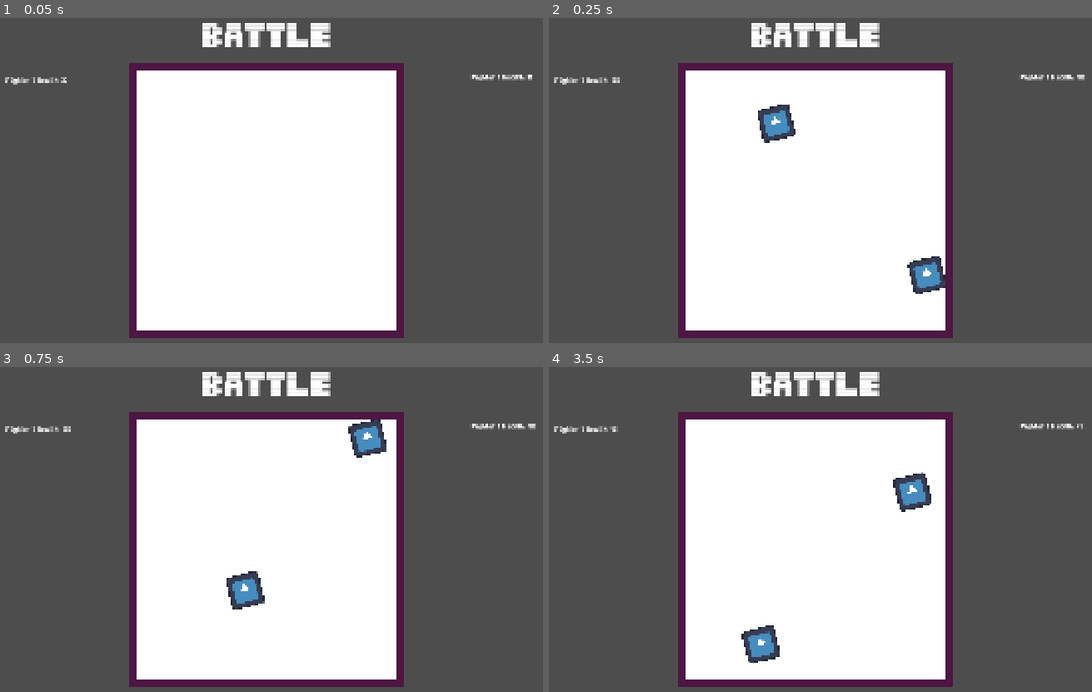
Above: before the commit, frames 1-4 (two rows, left to right).
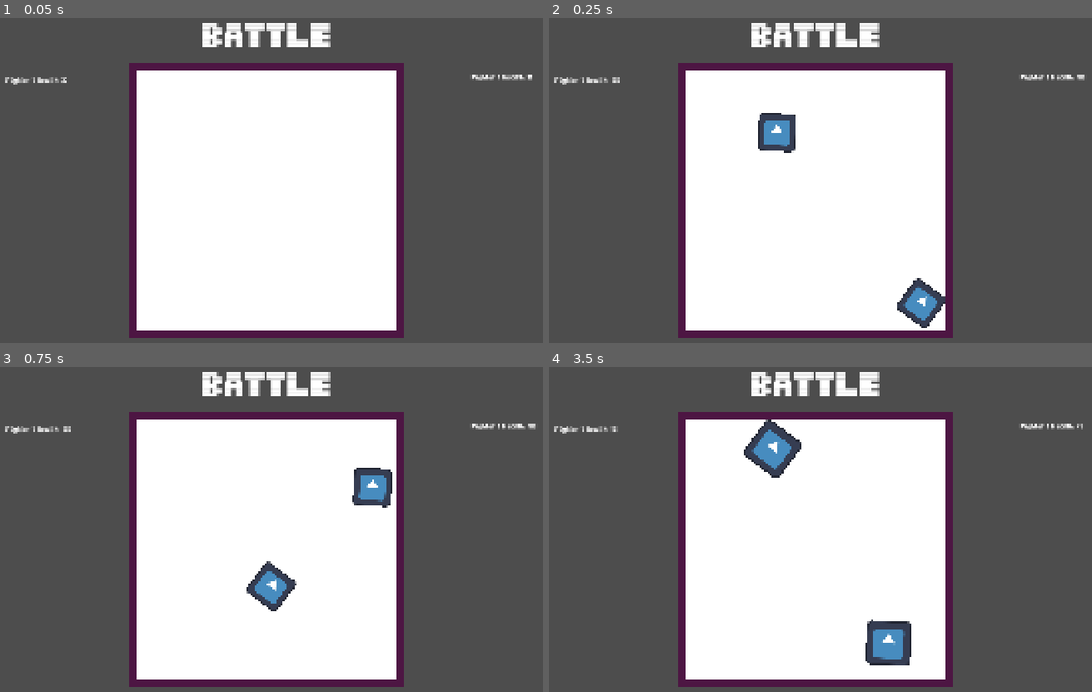
Above: after the commit, the same moments.

Repository: JBRana250/BitBoxBattles
Game: Godot game, scene res://battle/battle.tscn
Same seed, same stepped clock (60 frames per second), same inputs: the game is played once before the commit and once after it. The engine's default icon, where the game draws it, is replaced by a stand-in: a white triangle on a blue panel in a dark square.
Inputs (mouse positions are in pixels of both pictures, inside the frame that each line leads up to):
- Up to frame 1 (0.05 s): no input
- Up to frame 2 (0.25 s): no input
- Up to frame 3 (0.75 s): tap Enter at 0.5, 0.6 s; move the mouse to (412, 529) at 0.52 s; hold Right from 0.53 s (still down); click (412, 529) at 0.67 s
- Up to frame 4 (3.5 s): tap Space at 0.77 s; release Right at 1.25 s; drag from (684, 568) to (782, 623) at 1.27 s; move the mouse to (880, 467) at 2.02 s; hold Right 2.03-2.75 s; tap Delete at 2.1 s; click (880, 467) at 2.17 s; drag from (782, 623) to (614, 493) at 2.77 s

Frame 1 is identical in both runs. In frame 2, 1.9% of the frame differs, in the area x 38-74%, y 26-96%; in frame 3, 2.6%; in frame 4, 3.4%, in the area x 11-71%, y 16-92%.

Commit message:
feat: add active and inactive fighter states

Diff:
--- a/battle/fighter.gd
+++ b/battle/fighter.gd
@@ -7,12 +7,15 @@
 @onready var current_health: int = 100
 @export var contact_damage: int
 @export var fighter_id: String
+@export var fighter_state_machine: Node
 
 func _ready() -> void:
 	apply_force(global_transform.x * 500)
 
 func _on_body_entered(body: Node) -> void:
 	if !body.is_in_group("fighter"):
+		return
+	if body.get_state() == FighterStateMachine.State.INACTIVE:
 		return
 	sprite.modulate = onhit_modulate
 	current_health -= contact_damage
@@ -24,3 +27,6 @@
 
 func _on_onhit_flash_timeout() -> void:
 	sprite.modulate = default_modulate
+
+func get_state():
+	return fighter_state_machine.get_state()
--- a/battle/fighter.tscn
+++ b/battle/fighter.tscn
@@ -2,15 +2,16 @@
 
 [ext_resource type="Script" uid="uid://rjp67l3g8phv" path="res://battle/fighter.gd" id="1_xnk44"]
 [ext_resource type="Texture2D" uid="uid://q5tifbrx8262" path="res://icon.svg" id="2_ladtm"]
+[ext_resource type="Script" uid="uid://da7gvjomliao7" path="res://battle/fighter_state_machine.gd" id="3_ladtm"]
 
 [sub_resource type="PhysicsMaterial" id="PhysicsMaterial_6hnvb"]
 friction = 0.0
 bounce = 1.0
 
 [sub_resource type="CircleShape2D" id="CircleShape2D_6hnvb"]
-radius = 46.84016
+radius = 61.846584
 
-[node name="fighter" type="RigidBody2D" unique_id=678717569 node_paths=PackedStringArray("sprite", "onhit_timer") groups=["fighter"]]
+[node name="fighter" type="RigidBody2D" unique_id=678717569 node_paths=PackedStringArray("sprite", "onhit_timer", "fighter_state_machine") groups=["fighter"]]
 rotation = -0.23561946
 mass = 0.01
 physics_material_override = SubResource("PhysicsMaterial_6hnvb")
@@ -23,9 +24,9 @@
 sprite = NodePath("Sprite2D")
 onhit_timer = NodePath("onhitFlash")
 onhit_modulate = Color(0.5659736, 0, 0.1455484, 1)
+fighter_state_machine = NodePath("FighterStateMachine")
 
 [node name="Sprite2D" type="Sprite2D" parent="." unique_id=1995630749]
-scale = Vector2(0.75, 0.75)
 texture = ExtResource("2_ladtm")
 
 [node name="CollisionShape2D" type="CollisionShape2D" parent="." unique_id=732105405]
@@ -35,5 +36,23 @@
 wait_time = 0.05
 one_shot = true
 
+[node name="FighterStateMachine" type="Node" parent="." unique_id=1829989557 node_paths=PackedStringArray("fighter", "active_timer", "inactive_timer", "sprite", "colshape")]
+script = ExtResource("3_ladtm")
+fighter = NodePath("..")
+active_timer = NodePath("ActiveTimer")
+inactive_timer = NodePath("InactiveTimer")
+current_state = 1
+sprite = NodePath("../Sprite2D")
+colshape = NodePath("../CollisionShape2D")
+
+[node name="ActiveTimer" type="Timer" parent="FighterStateMachine" unique_id=615186729]
+one_shot = true
+autostart = true
+
+[node name="InactiveTimer" type="Timer" parent="FighterStateMachine" unique_id=563924531]
+one_shot = true
+
 [connection signal="body_entered" from="." to="." method="_on_body_entered"]
 [connection signal="timeout" from="onhitFlash" to="." method="_on_onhit_flash_timeout"]
+[connection signal="timeout" from="FighterStateMachine/ActiveTimer" to="FighterStateMachine" method="_on_active_timer_timeout"]
+[connection signal="timeout" from="FighterStateMachine/InactiveTimer" to="FighterStateMachine" method="_on_inactive_timer_timeout"]
--- a/battle/fighter_marker.gd
+++ b/battle/fighter_marker.gd
@@ -15,6 +15,7 @@
 	fighter_instance.contact_damage = contact_damage
 	fighter_instance.fighter_id = fighter_id
 	fighter_instance.position = position
+	fighter_instance.rotation = randf_range(0.0, TAU)
 	spawn_parent.add_child(fighter_instance)
 
 	fighter_health_label.fighter = fighter_instance
--- /dev/null
+++ b/battle/fighter_state_machine.gd
@@ -0,0 +1,48 @@
+class_name FighterStateMachine extends Node
+
+@export var fighter: Fighter
+@export var active_timer: Timer
+@export var inactive_timer: Timer
+
+enum State {
+	ACTIVE,
+	INACTIVE
+}
+
+@export var current_state: State
+
+@export var sprite: Sprite2D
+@export var colshape: CollisionShape2D
+
+func _ready() -> void:
+	set_fighter_inactive()
+
+func get_state() -> State:
+	return current_state
+
+func _on_active_timer_timeout() -> void:
+	switch_state()
+	inactive_timer.start(randf_range(0.1, 1))
+
+func _on_inactive_timer_timeout() -> void:
+	switch_state()
+	active_timer.start(randf_range(0.1, 1))
+
+func switch_state() -> void:
+	if current_state == State.ACTIVE:
+		current_state = State.INACTIVE
+		set_fighter_inactive()
+	else:
+		current_state = State.ACTIVE
+		set_fighter_active()
+
+func set_fighter_active() -> void:
+	set_fighter_scale(1)
+
+func set_fighter_inactive() -> void:
+	set_fighter_scale(0.85)
+
+func set_fighter_scale(scale: float) -> void:
+	var scale_v2 = Vector2(scale, scale)
+	sprite.scale = scale_v2
+	colshape.scale = scale_v2
Not shown, added: battle/fighter_state_machine.gd.uid
